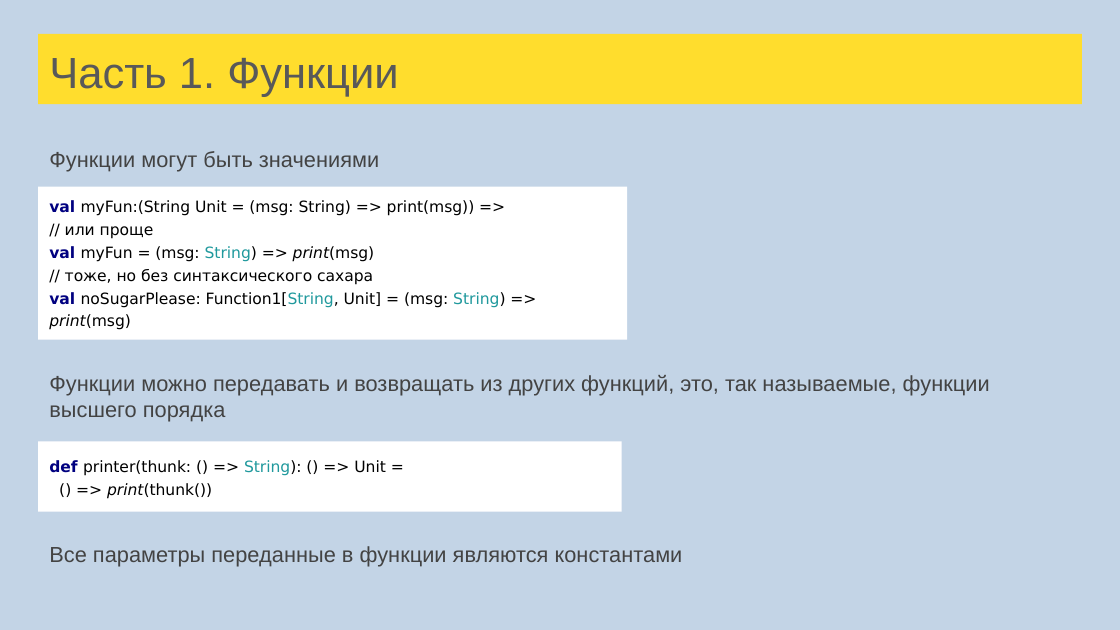
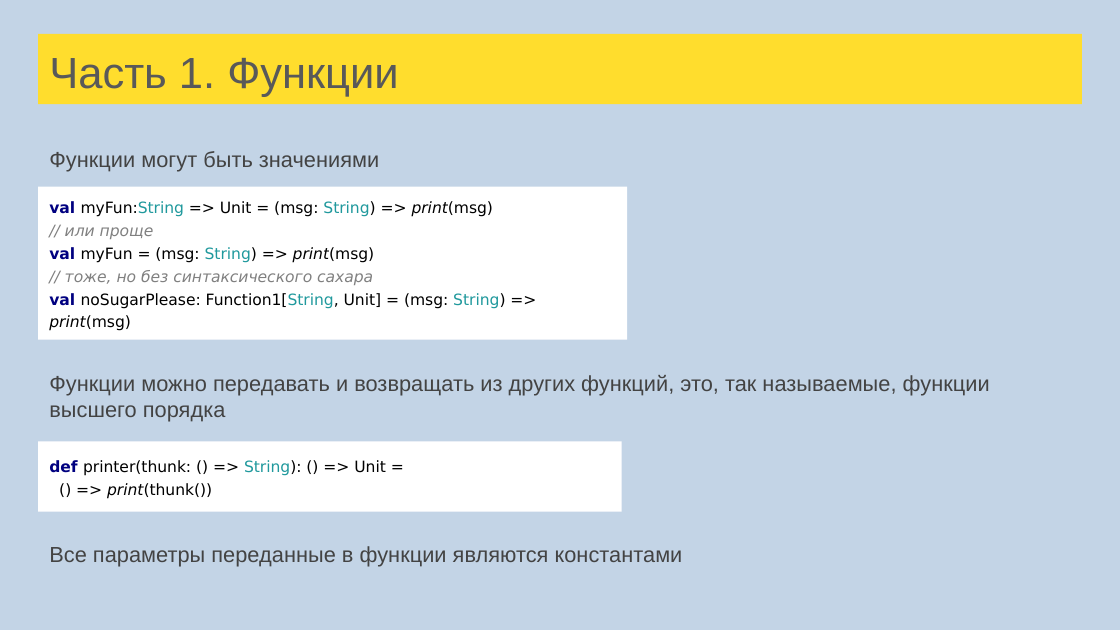
Before and after one commit to sergeypopov83/scala-school, a slide deck: slide 24 of src/main/resources/Лекции Scala для FinTech.pptx. Drawn at 1120x630 pixels with LibreOffice and Linux fonts; fonts in the diff are those of the drawing. Boxes give left, top, right and bottom in pixels: in the first picture for what was removed or moved away, otherwise in the second. Text is boxed around its words. In the diff, an @@ line names an element or a change of style, - is before the commit and + after.

Commit message:
Fix in SQLAPI and Computation fix typos in lectures

```diff
--- a/src/main/resources/Лекции Scala для FinTech.pptx
+++ b/src/main/resources/Лекции Scala для FinTech.pptx
@@ text in rectangle at [49, 201, 494, 217]: text changed @@
-val myFun:(String Unit = (msg: String) => print(msg)) =>
+val myFun:String => Unit = (msg: String) => print(msg)
@@ text in rectangle at [49, 227, 505, 331]: text colour #000000 to #808080, italic on in "// или проще", "// тоже, но без синтаксического сахара"; highlight none to #FFFFFF in "// или проще", "val myFun = (msg: String) => print(msg)", "// тоже, но без синтаксического сахара", "val noSugarPlease: Function1[String, Unit] = (msg: String) ..." @@
```
Also in this commit, not shown: 7 other slides changed, 3 other files.
